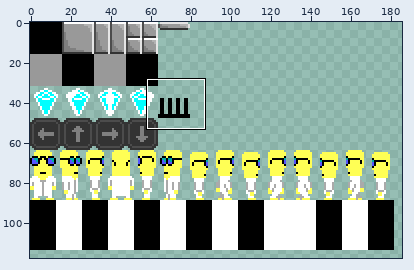
Two states of a sprite sheet, assets/img/tiles.png. Above, an overview of the earlier version with the close-up marked.
Close-up. The starting point:
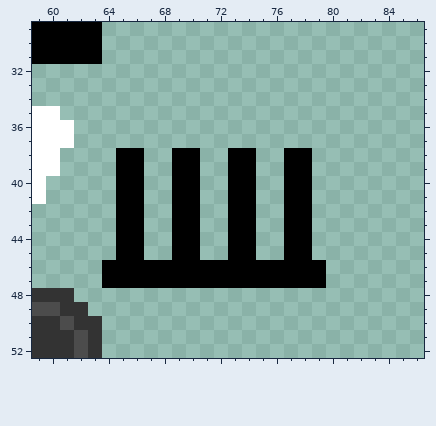
The file is 512x512 pixels. Colours within 5 levels of each other are drawn and written as one. Shown: x 59..86, y 29..52. The wide view leaves out empty margins.
Now the later version:
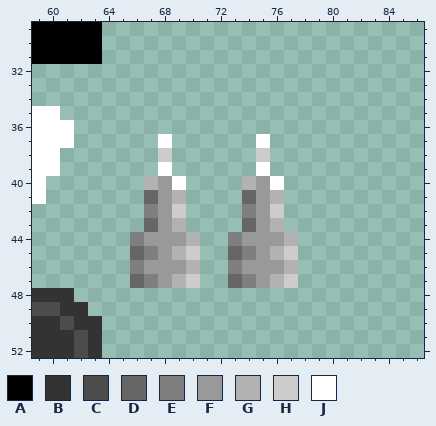
Palette (. is transparent): A #000000  B #333333  C #4c4c4c  D #666666  E #7f7f7f  F #999999  G #b2b2b2  H #cccccc  J #ffffff
Change:
The author put colour D in row 41 at x 67; in row 43 at x 67.
Colour A becomes colour D in row 41 at x 74; in row 43 at x 74; in row 45 at x 66 and 73; in row 47 at x 66 and 73.
The author put colour E in row 42 at x 67; in row 45 at x 67.
Colour A becomes colour E in row 42 at x 74; in row 44 at x 66 and 73; in row 45 at x 74; in row 46 at x 66 and 73; in row 47 at x 67 and 74.
The author put colour F in rows 40 to 43 at x 68 and 75; in row 44 at x 67 to 68 and 75 to 76; in row 45 at x 68 and 75.
Colour A becomes colour F in row 44 at x 69 and 74; in row 46 at x 67 to 69 and 74 to 76; in row 47 at x 68 and 75.
The author put colour G in row 40 at x 67; in row 41 at x 76; in row 43 at x 76; in row 45 at x 76.
Colour A becomes colour G in row 40 at x 74; in row 41 at x 69; in row 43 at x 69; in row 44 at x 70 and 77; in row 45 at x 69; in row 46 at x 70 and 77.
Colour A becomes colour G in row 47 at x 69 and 76.
The author put colour H in row 38 at x 68 and 75; in row 42 at x 76.
Colour A becomes colour H in row 42 at x 69; in row 45 at x 70 and 77; in row 47 at x 70 and 77.
The author put colour J in row 37 at x 68 and 75; in row 39 at x 68 and 75; in row 40 at x 76.
Colour A becomes colour J in row 40 at x 69.
The edit erases colour A in rows 38 to 39 at x 65 to 66, 69 to 70, 73 to 74 and 77 to 78; in rows 40 to 43 at x 65 to 66, 70, 73 and 77 to 78; in rows 44 to 45 at x 65 and 78; in rows 46 to 47 at x 64 to 65, 71 to 72 and 78 to 79.
